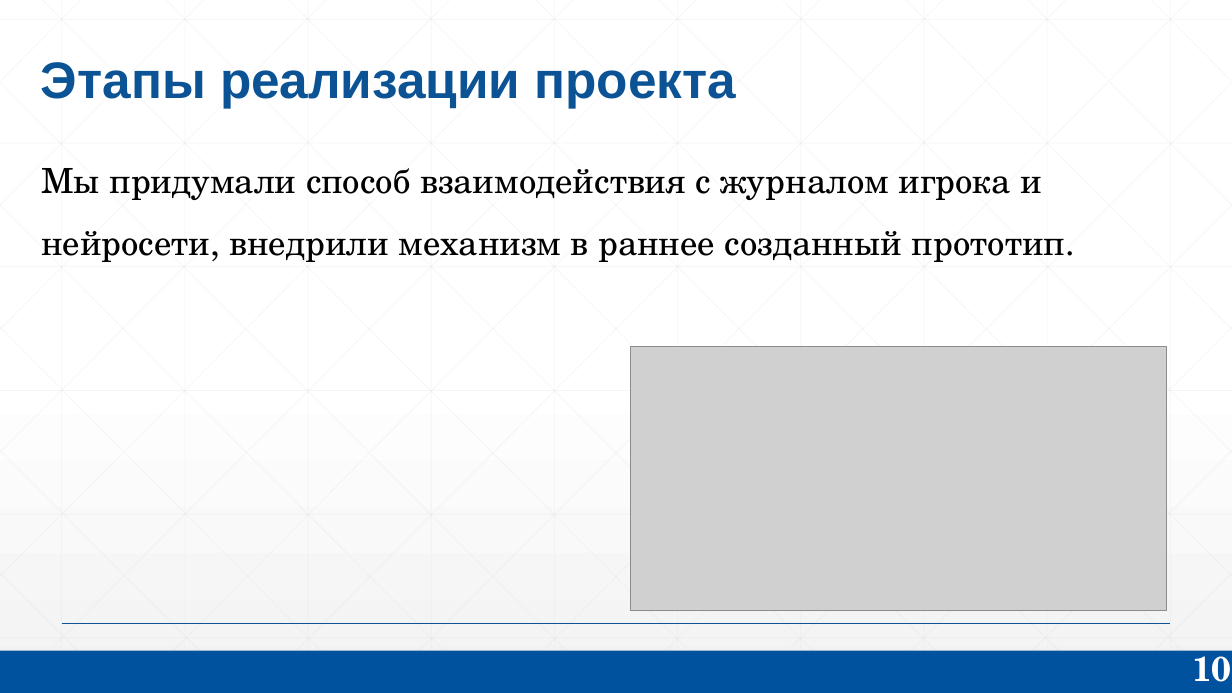
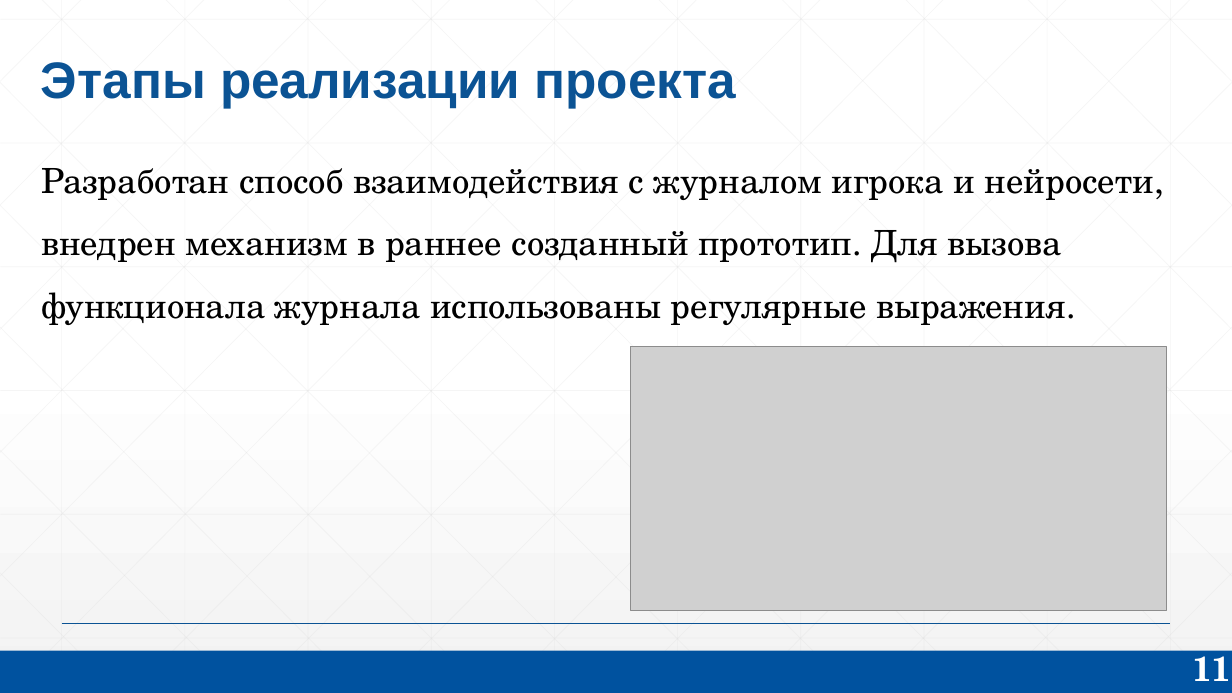
Before and after one commit to KorolOrol/OPDDungeonMaster, a slide deck: slide 11 of Презентейшн.pptx (slide 10 before the commit). Drawn at 1232x693 pixels with LibreOffice and Linux fonts; fonts in the diff are those of the drawing; grey boxes stand for pictures. Boxes give left, top, right and bottom in pixels: in the first picture for what was removed or moved away, otherwise in the second. Text is boxed around its words. In the diff, an @@ line names an element or a change of style, - is before the commit and + after.

```diff
--- a/Презентейшн.pptx
+++ b/Презентейшн.pptx
@@ text at <box>41,168,1154,325</box>: text changed @@
-Мы придумали способ взаимодействия с журналом игрока и нейросети, внедрили механизм в раннее созданный прототип.
+Разработан способ взаимодействия с журналом игрока и нейросети, внедрен механизм в раннее созданный прототип. Для вызова функционала журнала использованы регулярные выражения.
@@ page number at <box>1192,646,1232,681</box>: text changed @@
-10
+11
```
Also in this commit, not shown: 12 other slides changed, 1 slide added, 2 other files.
